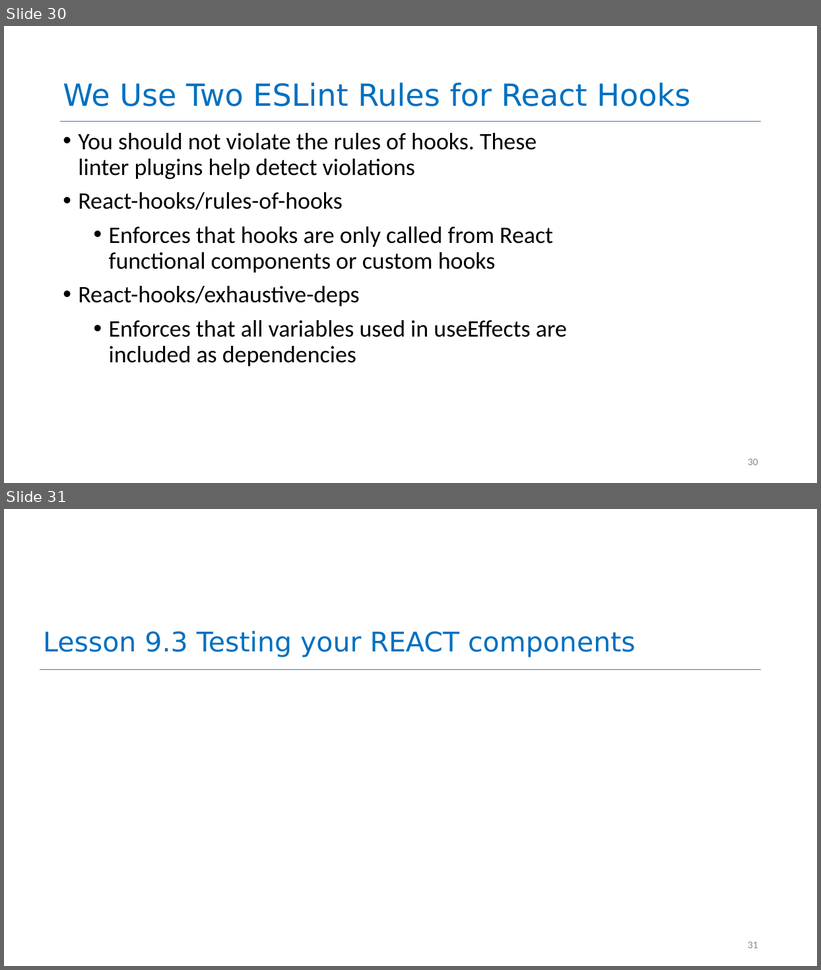
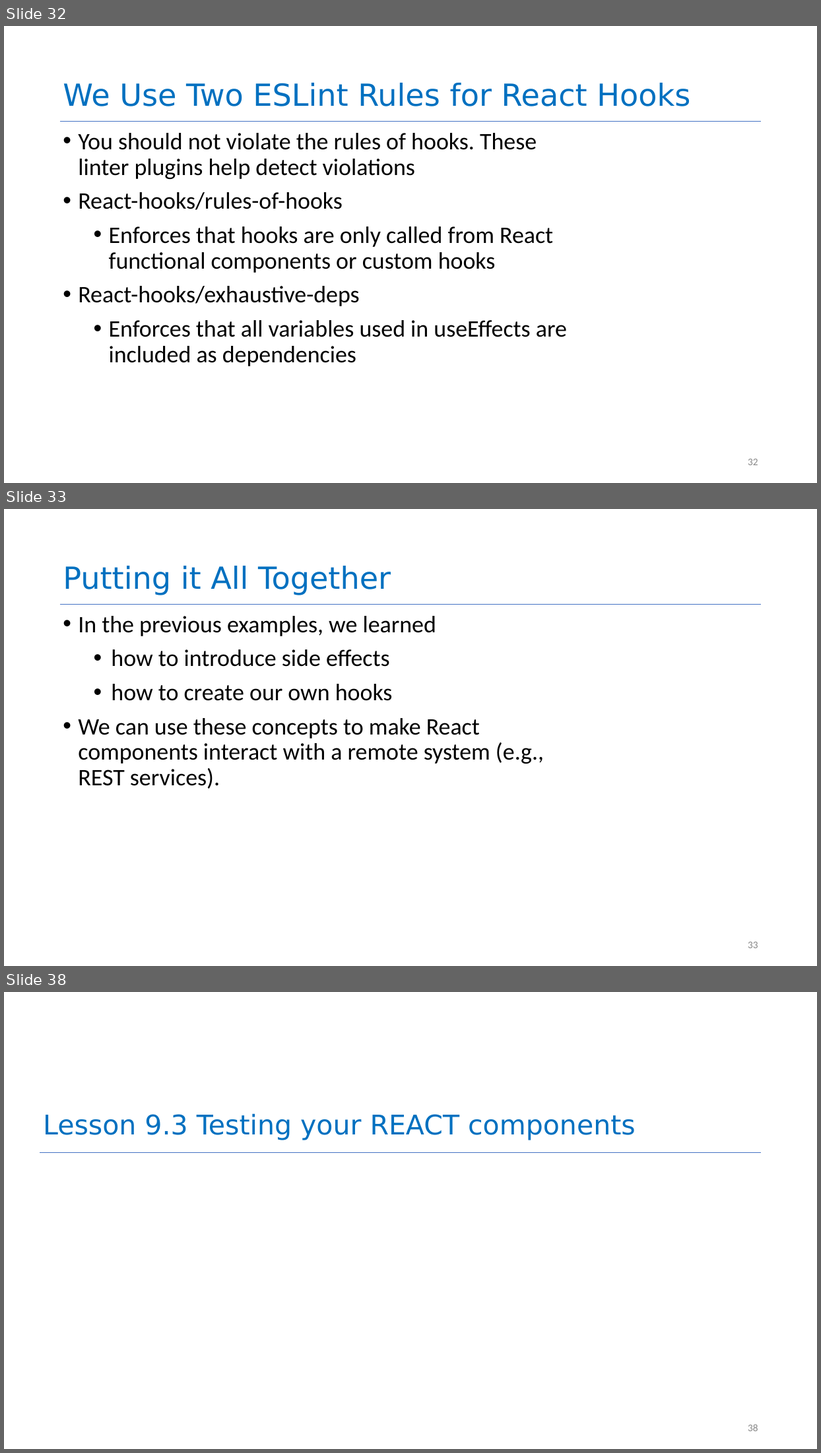
Before and after one commit to yashburshe/CS4530-Fall-2025, a slide deck: Slides/Module 09 React Hooks.pptx. Shown one above the other, each under a label of ours: slides 30 and 31 before the commit, slides 32, 33 and 38 after it; the slides between them are not shown. The pictures are 821x970 and 821x1453 pixels, drawn with LibreOffice and Linux fonts; fonts in the diff are those of the drawing. Boxes give left, top, right and bottom in pixels: in the first picture for what was removed or moved away, otherwise in the second. Text is boxed around its words. In the diff, an @@ line names an element or a change of style, - is before the commit and + after.

```diff
--- a/Slides/Module 09 React Hooks.pptx
+++ b/Slides/Module 09 React Hooks.pptx
@@ slide 33 added at (4,509,817,966), background #FFFFFF; not listed: 1 template element that a slide beside it also shows @@
@@ title added at (63,566,391,595), 36 pt, text #0070C0 @@
+Putting it All Together
@@ text added at (78,616,544,789), 28 pt, text #000000 @@
+• In the previous examples, we learned
+  • how to introduce side effects
+  • how to create our own hooks
+• We can use these concepts to make React components interact with a remote system (e.g., REST services).
@@ page number added at (748,942,758,949), 12 pt, text #888888 @@
+33
@@ what was slide 30 is now slide 32 @@
@@ page number at (748,459,758,466): text changed @@
-30
+32
@@ what was slide 31 is now slide 38 @@
@@ page number at (748,1424,758,1432): text changed @@
-31
+38
```
Also in this commit, not shown: 1 slide changed, 6 other slides added, 2 other files.
